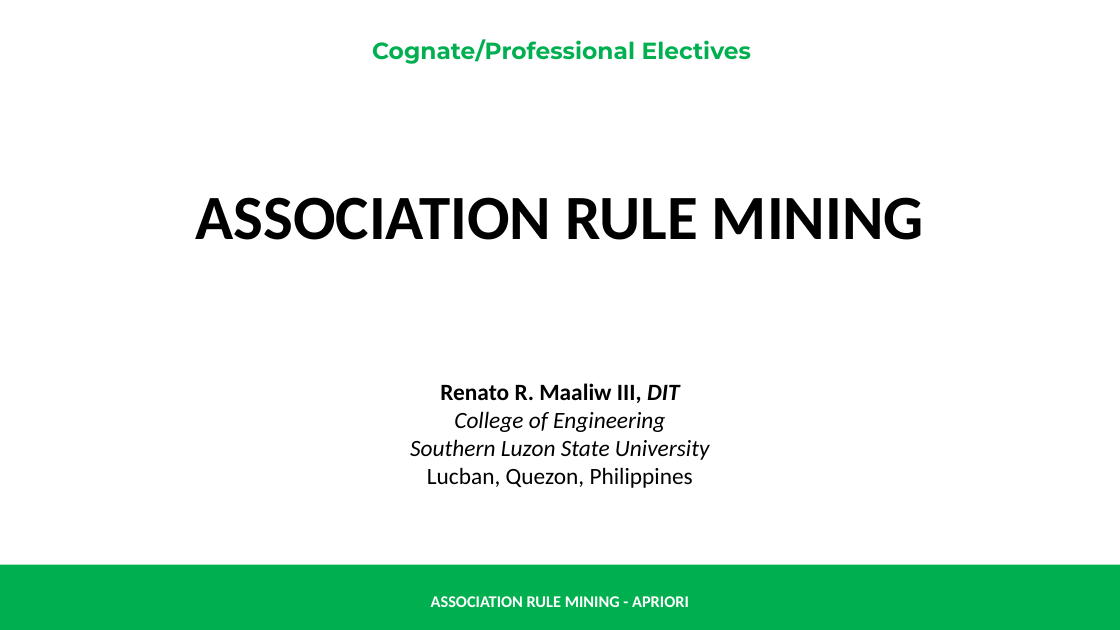
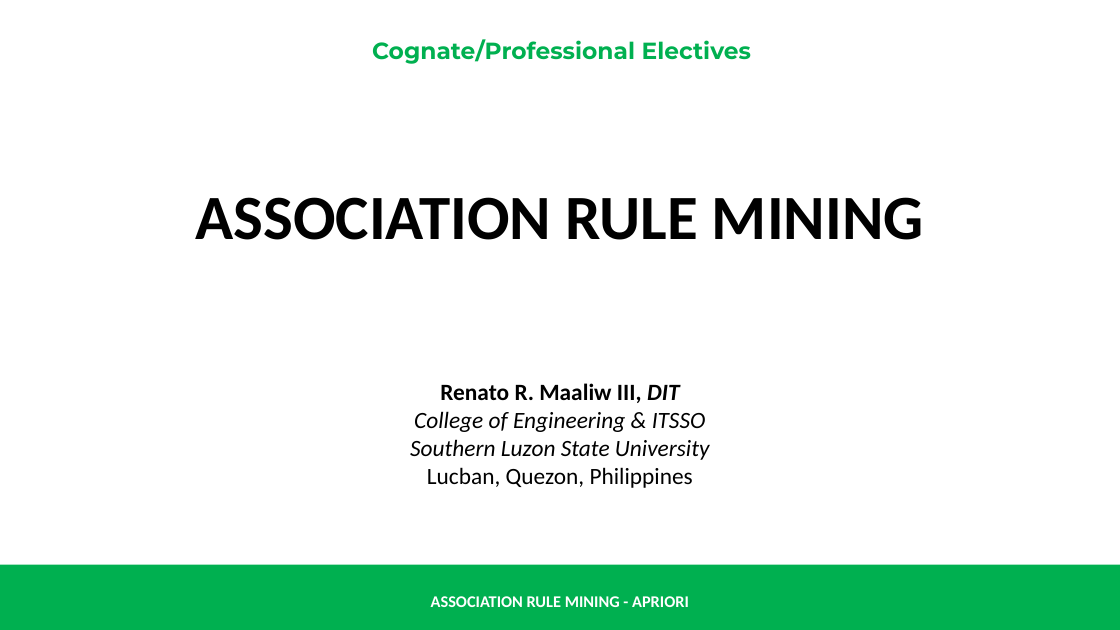
Before and after one commit to renatomaaliw3/public_files, a slide deck: slide 1 of CPE Electives (1 - 3)/01. Lectures Notebook/000. Presentations & Text Books/01. Presentation Slides/30. Association Rule Mining & Apriori.pptx. Drawn at 1120x630 pixels with LibreOffice and Linux fonts; fonts in the diff are those of the drawing. Boxes give left, top, right and bottom in pixels: in the first picture for what was removed or moved away, otherwise in the second. Text is boxed around its words. In the diff, an @@ line names an element or a change of style, - is before the commit and + after.

```diff
--- a/CPE Electives (1 - 3)/01. Lectures Notebook/000. Presentations & Text Books/01. Presentation Slides/30. Association Rule Mining & Apriori.pptx
+++ b/CPE Electives (1 - 3)/01. Lectures Notebook/000. Presentations & Text Books/01. Presentation Slides/30. Association Rule Mining & Apriori.pptx
@@ text at (414,411,706,432): text changed @@
-College of Engineering
+College of Engineering & ITSSO
```
Also in this commit, not shown: 24 slides added, 1 other file.
